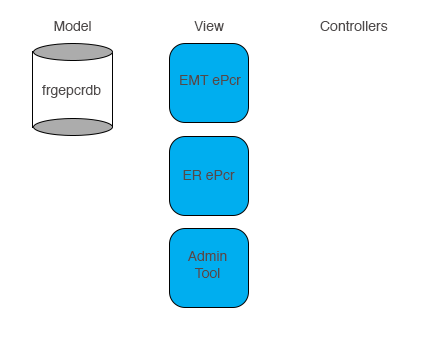
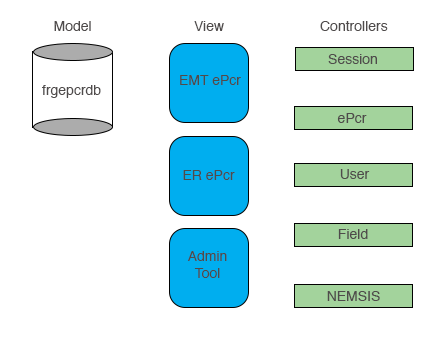
Layered file, before and after one edit (432x360). Changes by layer:
added layer "NEMSIS" above "NEMSIS-controller" over [327, 291, 380, 301]
added layer "NEMSIS-controller" above "Field" over [294, 284, 413, 308]
added layer "Field" above "field-controller" over [338, 229, 368, 239]
added layer "field-controller" above "User" over [294, 223, 413, 247]
added layer "User" above "user-controller" over [340, 169, 370, 179]
added layer "user-controller" above "ePcr" over [294, 163, 413, 187]
added layer "ePcr" above "epcr-controller" over [337, 113, 367, 123]
added layer "epcr-controller" above "Session" over [294, 106, 413, 130]
added layer "Session" above "session-controller" over [328, 54, 377, 64]
added layer "session-controller" above "Admin Tool" over [295, 47, 414, 71]
